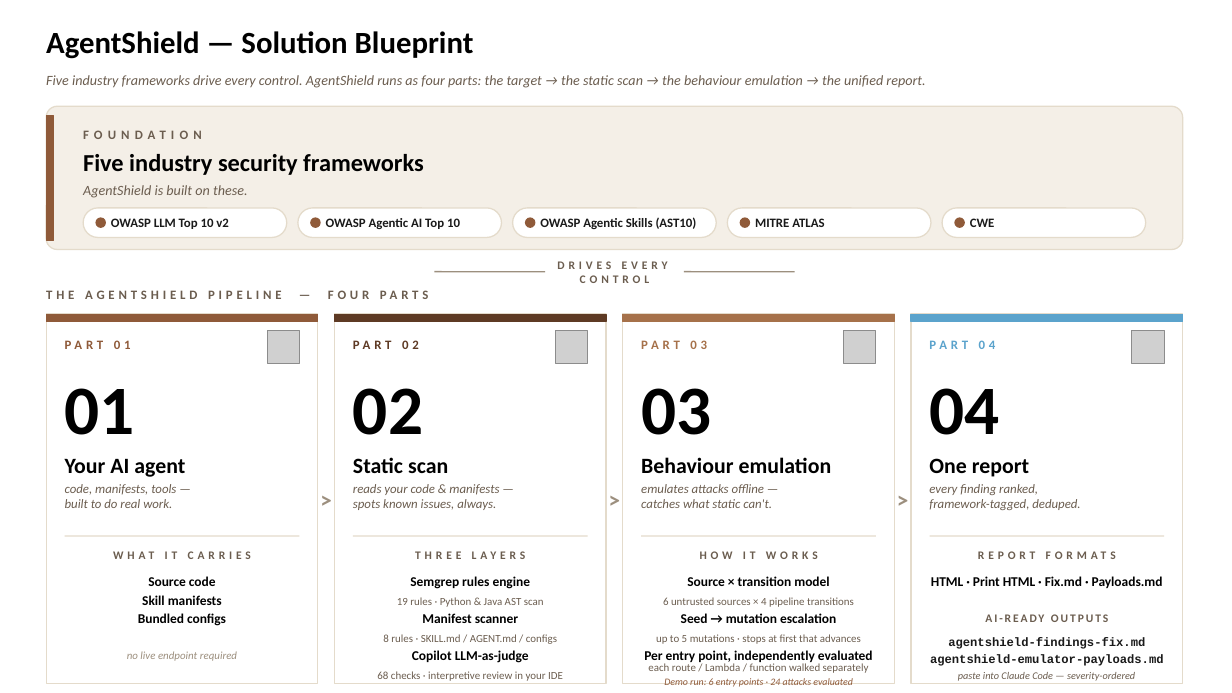
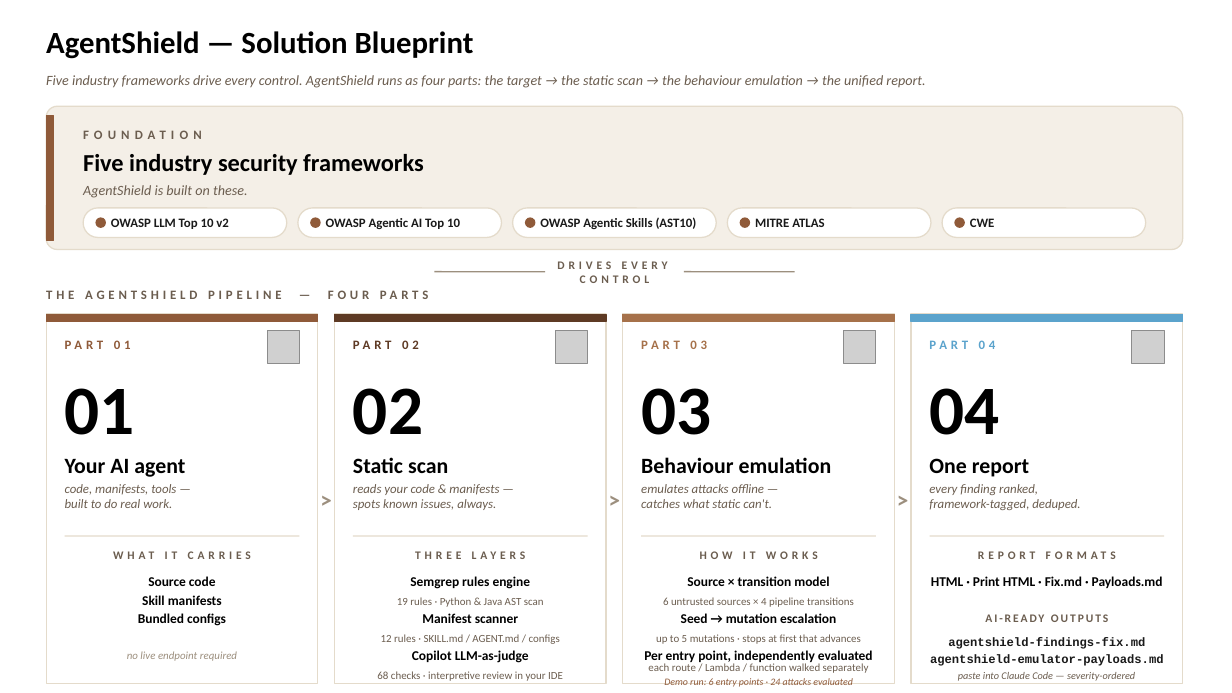
Before and after one commit to suganthiaravind/agentshield, a slide deck: slide 1 of ppt/AgentShield-Blueprint-and-Flow.pptx. Drawn at 1232x693 pixels with LibreOffice and Linux fonts; fonts in the diff are those of the drawing; grey boxes stand for pictures. Boxes give left, top, right and bottom in pixels: in the first picture for what was removed or moved away, otherwise in the second. Text is boxed around its words. In the diff, an @@ line names an element or a change of style, - is before the commit and + after.

```diff
--- a/ppt/AgentShield-Blueprint-and-Flow.pptx
+++ b/ppt/AgentShield-Blueprint-and-Flow.pptx
@@ text at <box>381,634,560,644</box>: text changed @@
-8 rules · SKILL.md / AGENT.md / configs
+12 rules · SKILL.md / AGENT.md / configs
```
Also in this commit, not shown: 1 other slide changed.
